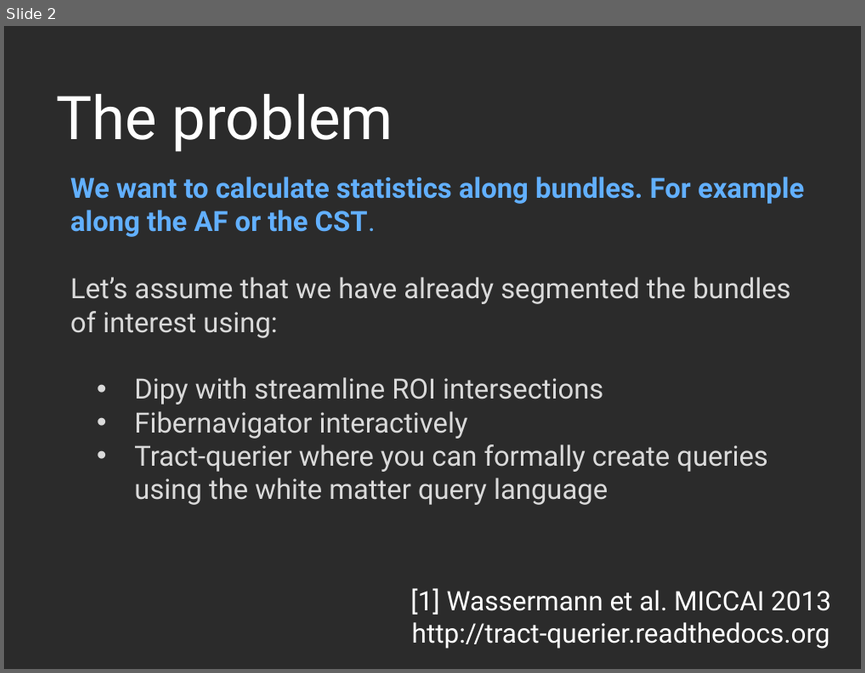
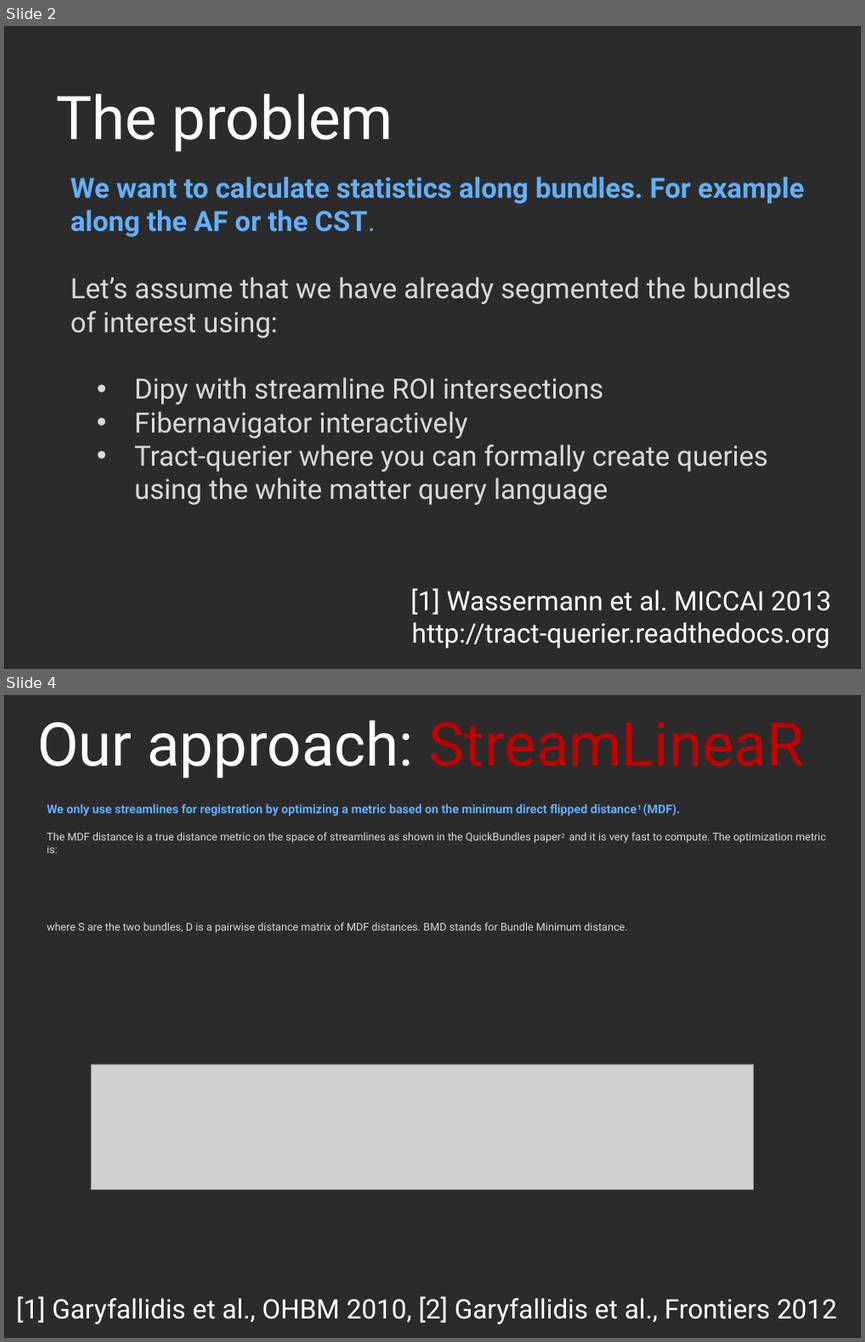
Before and after one commit to Garyfallidis/meta_didaktoriko, a slide deck: ismrm2014/oral/bundle_alignment.ppt. Shown one above the other, each under a label of ours: slide 2 before the commit, slides 2 and 4 after it; the slides between them are not shown. The pictures are 865x673 and 865x1342 pixels, drawn with LibreOffice and Linux fonts; fonts in the diff are those of the drawing; grey boxes stand for pictures; background and template pictures are left out; a plain dark background stands for a picture behind light text. Boxes give left, top, right and bottom in pixels: in the first picture for what was removed or moved away, otherwise in the second. Text is boxed around its words. In the diff, an @@ line names an element or a change of style, - is before the commit and + after.

```diff
--- a/ismrm2014/oral/bundle_alignment.ppt
+++ b/ismrm2014/oral/bundle_alignment.ppt
@@ slide 4 added at [4, 695, 861, 1338], background picture (left out) @@
@@ title added at [37, 721, 804, 778], 72 pt, text #FFFFFF @@
+Our approach: StreamLineaR
@@ text added at [46, 804, 826, 933], 12.8 pt, text #DADADA @@
+We only use streamlines for registration by optimizing a metric based on the minimum direct flipped distance1 (MDF).
+The MDF distance is a true distance metric on the space of streamlines as shown in the QuickBundles paper2 and it is very fast to compute. The optimization metric is:
+where S are the two bundles, D is a pairwise distance matrix of MDF distances. BMD stands for Bundle Minimum distance.
@@ picture added at [91, 1064, 754, 1189] @@
@@ text added at [16, 1296, 837, 1324], 32 pt, text #FFFFFF @@
+[1] Garyfallidis et al., OHBM 2010, [2] Garyfallidis et al., Frontiers 2012
```
Also in this commit, not shown: 1 slide changed, 3 other slides added, 3 other files.
